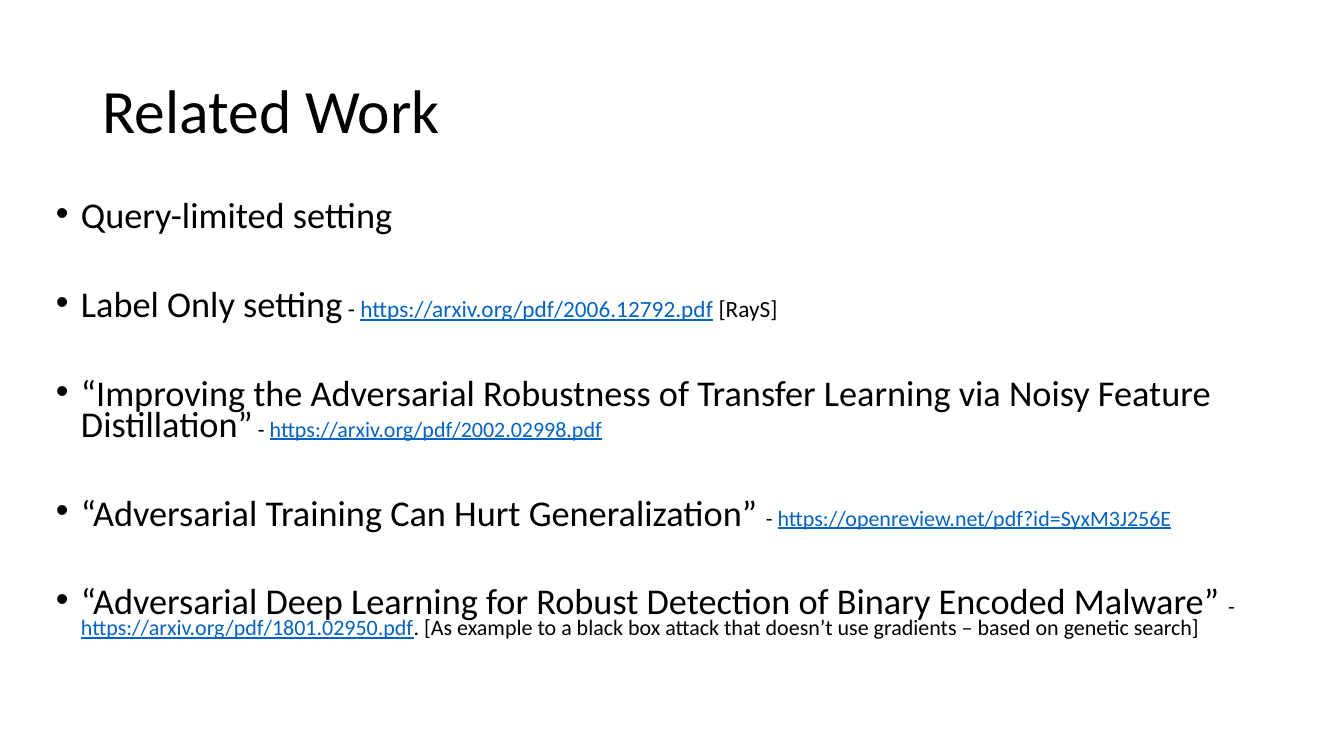
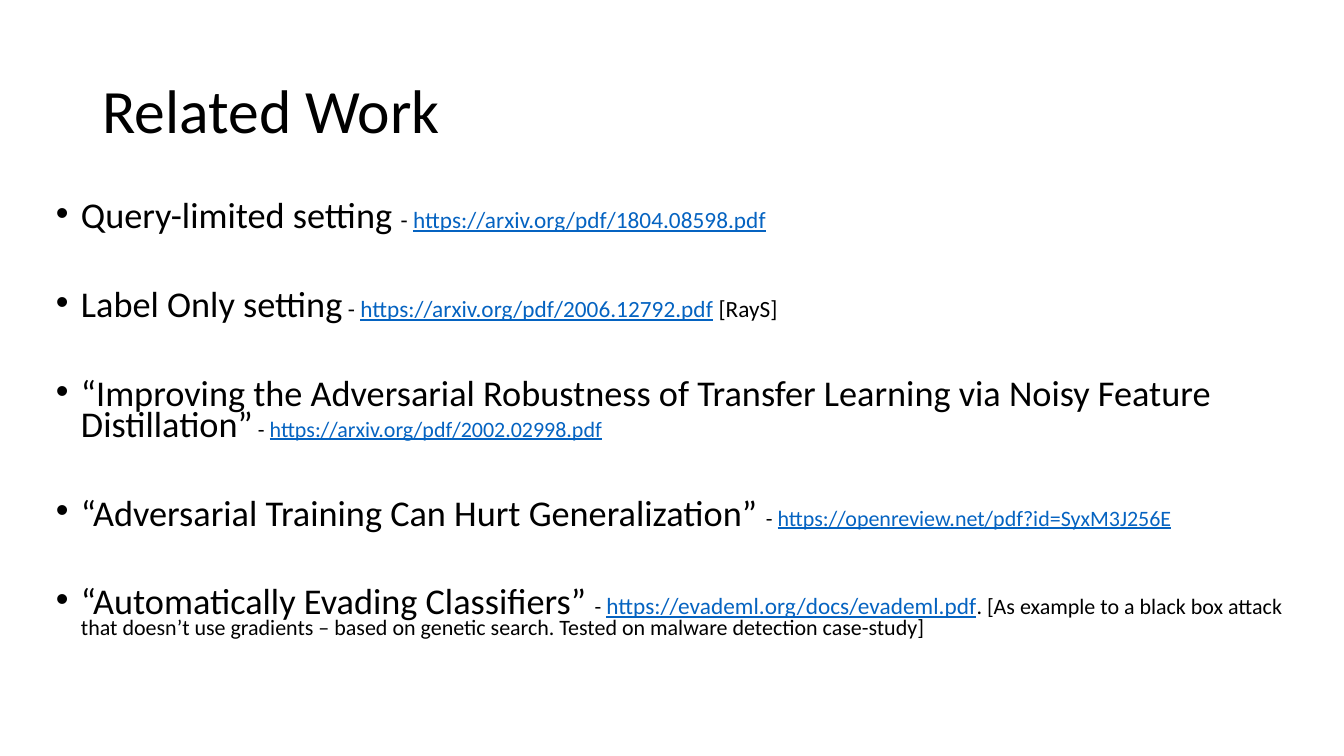
Before and after one commit to eldadp100/Deep-Learning-Adversarial-Attacks-and-Resistant-Learning, a slide deck: slide 24 of CNN proj presentation.pptx. Drawn at 1344x756 pixels with LibreOffice and Linux fonts; fonts in the diff are those of the drawing. Boxes give left, top, right and bottom in pixels: in the first picture for what was removed or moved away, otherwise in the second. Text is boxed around its words. In the diff, an @@ line names an element or a change of style, - is before the commit and + after.

```diff
--- a/CNN proj presentation.pptx
+++ b/CNN proj presentation.pptx
@@ text at (x1=81, y1=202, x2=766, y2=235): text changed; size 25.9 to 16.6 pt; text colour #000000 to #0563C1 @@
-• Query-limited setting
+• Query-limited setting - https://arxiv.org/pdf/1804.08598.pdf
@@ text at (x1=81, y1=588, x2=1282, y2=639): text changed @@
-• “Adversarial Deep Learning for Robust Detection of Binary Encoded Malware” - https://arxiv.org/pdf/1801.02950.pdf. [As example to a black box attack that doesn’t use gradients – based on genetic search]
+• “Automatically Evading Classifiers” - https://evademl.org/docs/evademl.pdf. [As example to a black box attack that doesn’t use gradients – based on genetic search. Tested on malware detection case-study]
```
Also in this commit, not shown: 7 other files.
